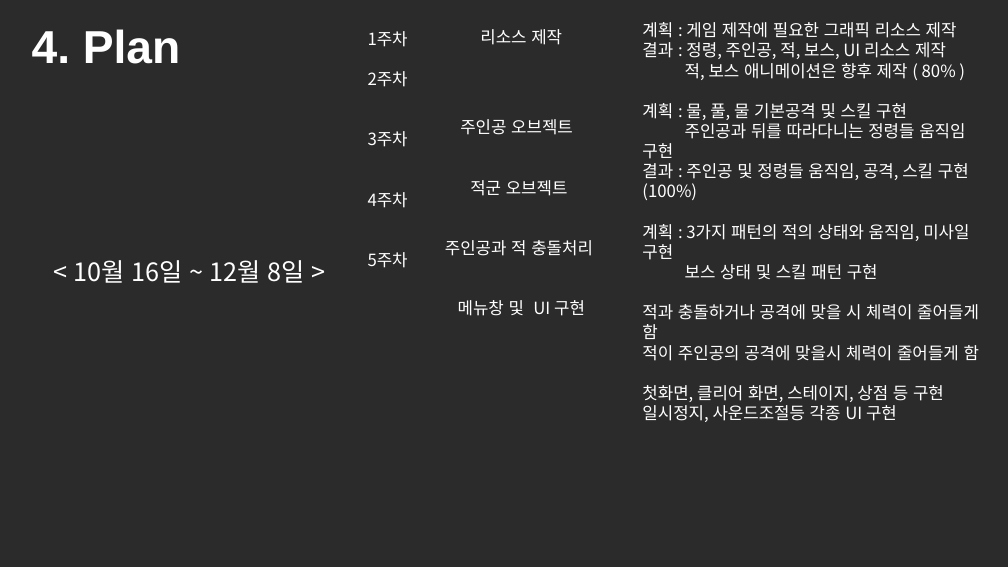
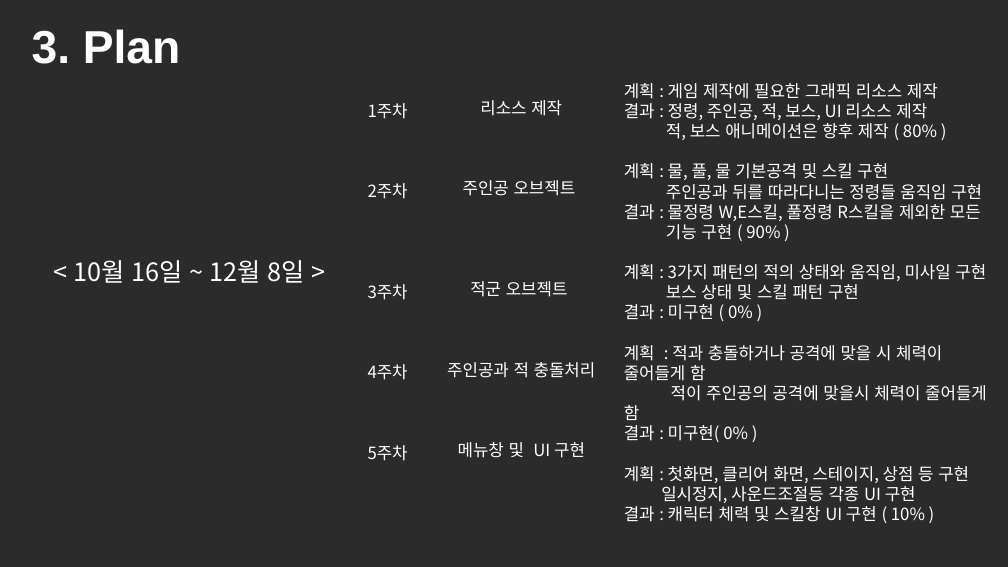
Before and after one commit to dahyun-gwon/dahyungwon, a slide deck: slide 4 of 2D프로그래밍 중간.pptx (slide 7 before the commit). Drawn at 1008x567 pixels with LibreOffice and Linux fonts; fonts in the diff are those of the drawing; background and template pictures are left out; a plain dark background stands for a picture behind light text. Boxes give left, top, right and bottom in pixels: in the first picture for what was removed or moved away, otherwise in the second. Text is boxed around its words. In the diff, an @@ line names an element or a change of style, - is before the commit and + after.

Commit message:
2D 프로젝트 중간발표
2016180047 권다현
https://youtu.be/hfLZRgRu7Iw

```diff
--- a/2D프로그래밍 중간.pptx
+++ b/2D프로그래밍 중간.pptx
@@ text at (x1=32, y1=29, x2=180, y2=64): text changed @@
-4. Plan
+3. Plan
@@ text "계획 : 게임 제작에 필요한 ..." moved from (x1=642, y1=22, x2=979, y2=402) to (x1=624, y1=83, x2=987, y2=522) @@
@@ text "1주차" rewrapped from (x1=368, y1=31, x2=408, y2=268) to (x1=368, y1=103, x2=408, y2=461) @@
@@ text "리소스 제작" moved from (x1=445, y1=29, x2=593, y2=316) to (x1=447, y1=100, x2=596, y2=458) @@
@@ text at (x1=447, y1=180, x2=596, y2=458): line spacing 1.5 to 1 @@
@@ text at (x1=624, y1=204, x2=981, y2=240): text changed @@
-결과 : 주인공 및 정령들 움직임, 공격, 스킬 구현 (100%)
+결과 : 물정령 W,E스킬, 풀정령 R스킬을 제외한 모든
+기능 구현 ( 90% )
@@ text at (x1=624, y1=304, x2=942, y2=381): text changed @@
-적과 충돌하거나 공격에 맞을 시 체력이 줄어들게 함
+결과 : 미구현 ( 0% )
+계획 : 적과 충돌하거나 공격에 맞을 시 체력이 줄어들게 함
@@ text at (x1=624, y1=425, x2=969, y2=483): text changed @@
-첫화면, 클리어 화면, 스테이지, 상점 등 구현
+결과 : 미구현( 0% )
+계획 : 첫화면, 클리어 화면, 스테이지, 상점 등 구현
@@ text at (x1=624, y1=506, x2=925, y2=522): paragraph added @@
+결과 : 캐릭터 체력 및 스킬창 UI 구현 ( 10% )
```
Also in this commit, not shown: 1 other slide changed, 2 slides added, 4 slides removed, 5 other files.
